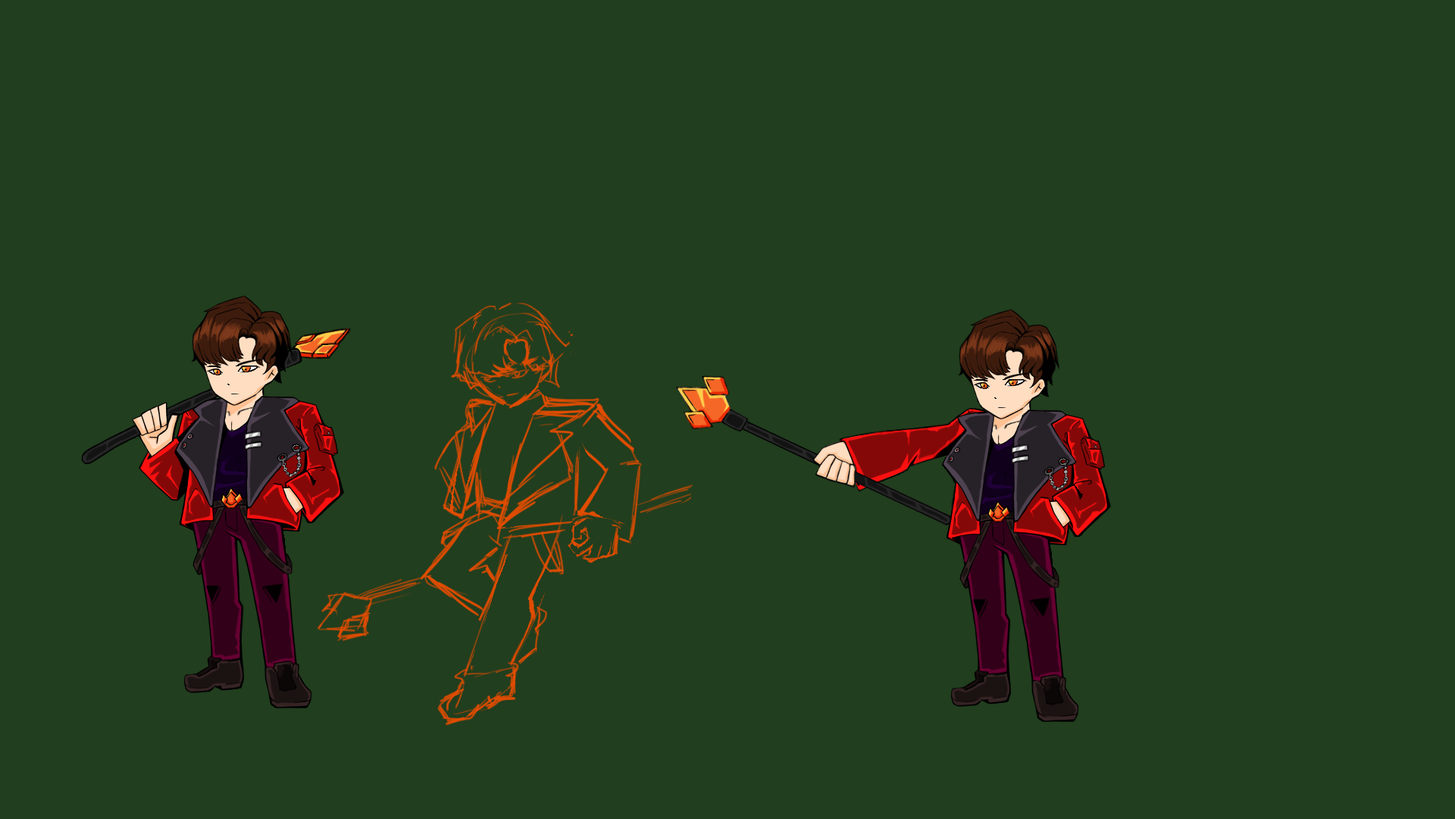
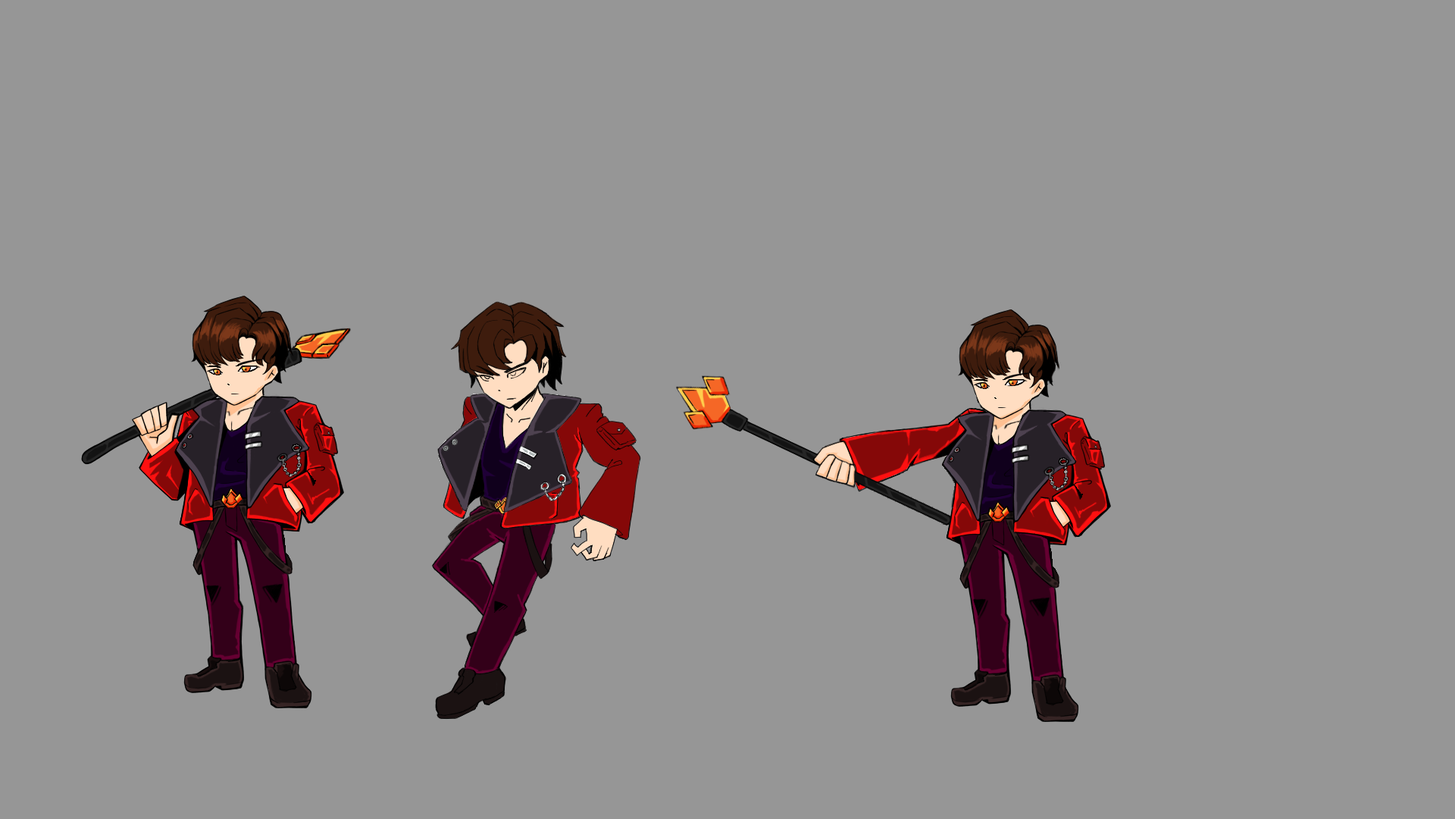
Two versions of the same layered image (1455x819). Layer-by-layer changes:
added layer "얼굴 선" in group "화염족 피격" over 476, 356, 538, 401
moved "선" above "빛", painted on it over 431, 300, 642, 720
added layer "빛" (overlay) in group "화염족 피격" over 432, 392, 583, 675
added layer "채색" in group "화염족 피격" over 432, 300, 642, 720
hid "러프", opacity 100% → 55% over 316, 302, 693, 727
renamed "Background" to "Layer 0", painted on it over 0, 0, 1455, 819
